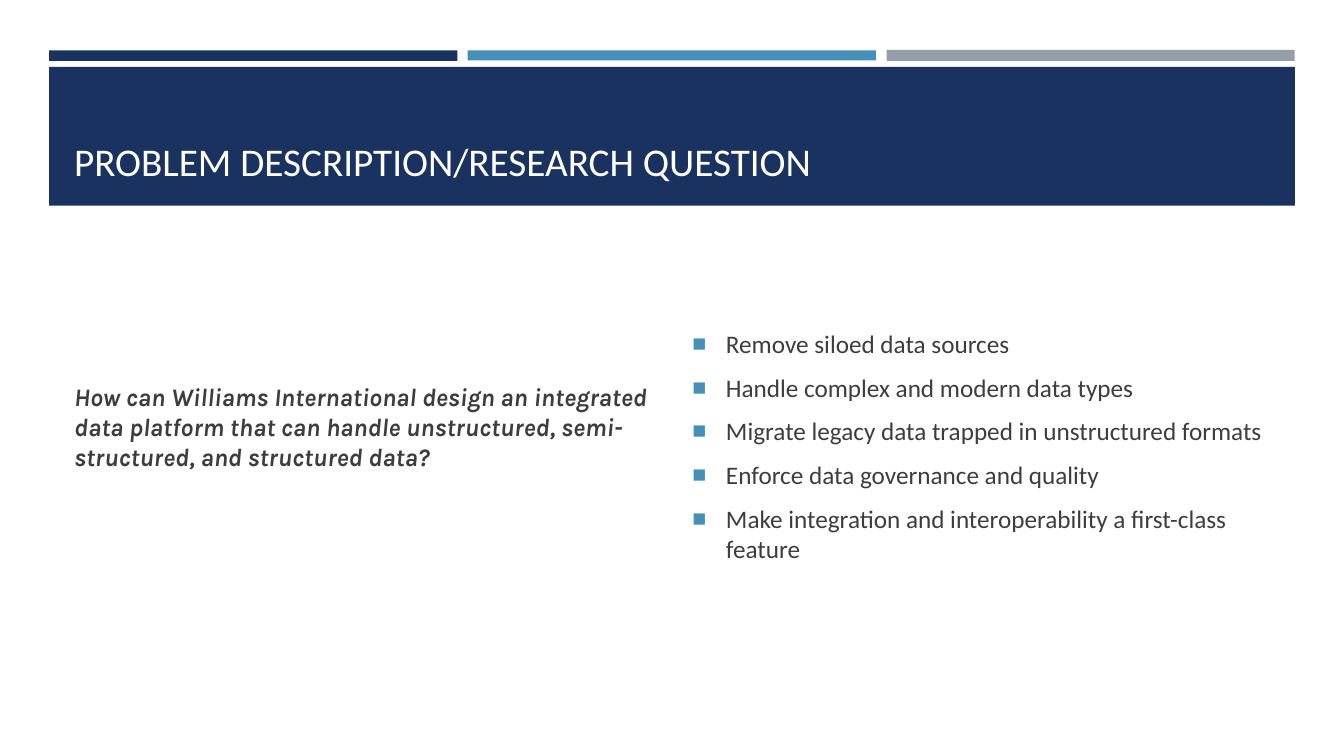
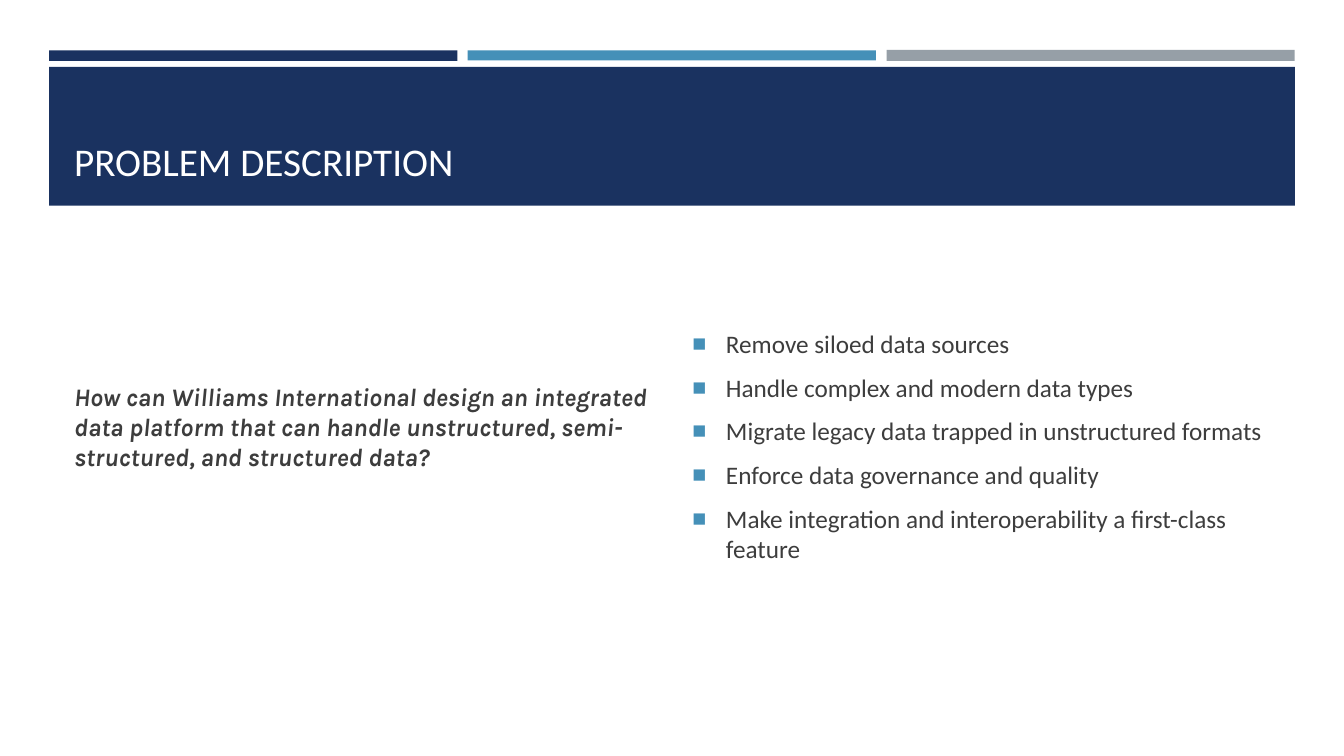
Before and after one commit to slidwell44/MIS6940_finalProject, a slide deck: slide 5 of docs/powerpoint/Class - WI Digital Transformation.pptx. Drawn at 1344x756 pixels with LibreOffice and Linux fonts; fonts in the diff are those of the drawing. Boxes give left, top, right and bottom in pixels: in the first picture for what was removed or moved away, otherwise in the second. Text is boxed around its words. In the diff, an @@ line names an element or a change of style, - is before the commit and + after.

```diff
--- a/docs/powerpoint/Class - WI Digital Transformation.pptx
+++ b/docs/powerpoint/Class - WI Digital Transformation.pptx
@@ title at [74,150,453,177]: text changed @@
-PROBLEM DESCRIPTION/RESEARCH QUESTION
+PROBLEM DESCRIPTION
```
Also in this commit, not shown: 9 other slides changed, 3 slides added.
